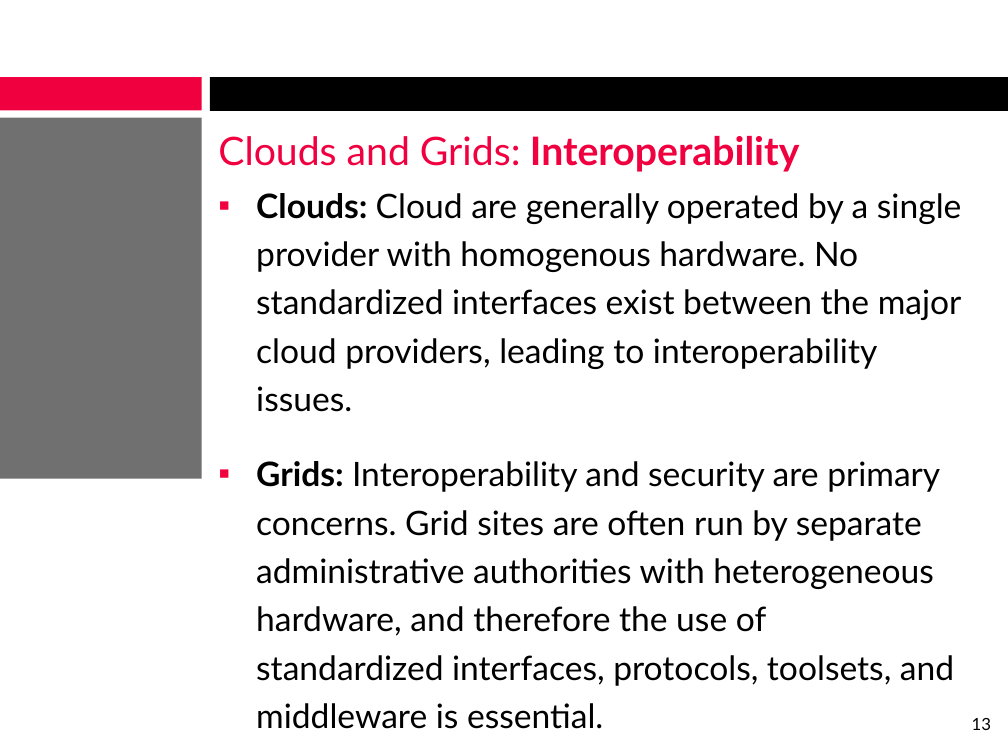
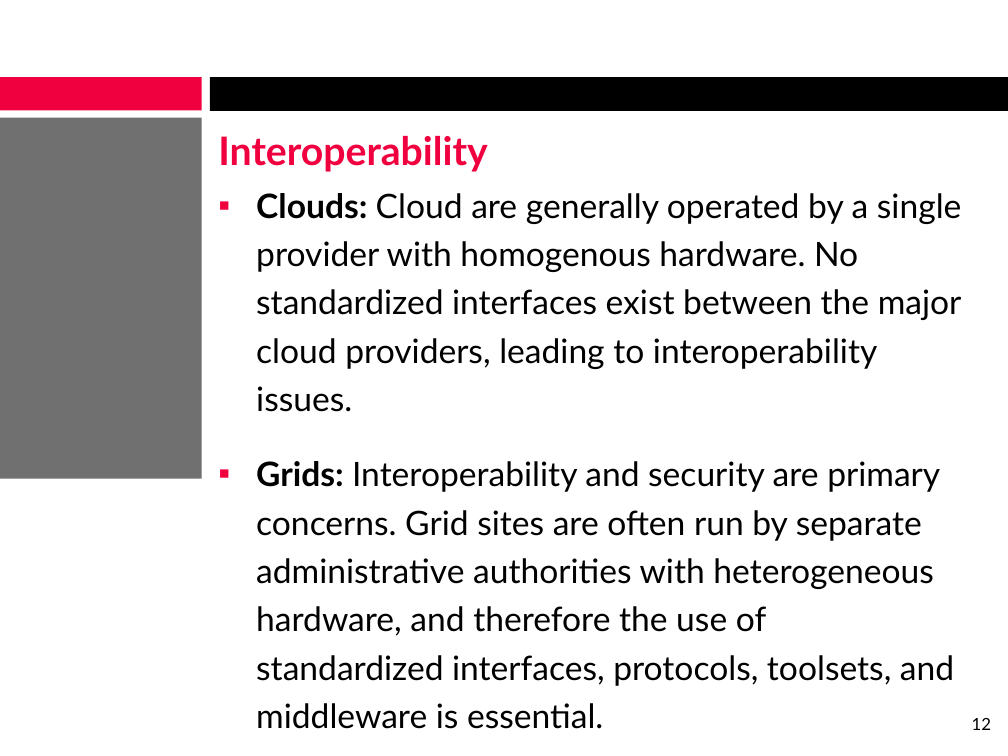
Before and after one commit to alexcraig/Sysc4806-Alarm-System, a slide deck: slide 12 of presentation_slides/Slides_AlexCraig.pptx (slide 13 before the commit). Drawn at 1008x756 pixels with LibreOffice and Linux fonts; fonts in the diff are those of the drawing; background and template pictures are left out. Boxes give left, top, right and bottom in pixels: in the first picture for what was removed or moved away, otherwise in the second. Text is boxed around its words. In the diff, an @@ line names an element or a change of style, - is before the commit and + after.

```diff
--- a/presentation_slides/Slides_AlexCraig.pptx
+++ b/presentation_slides/Slides_AlexCraig.pptx
@@ title at (x1=218, y1=136, x2=487, y2=172): text changed @@
-Clouds and Grids: Interoperability
+Interoperability
@@ page number at (x1=972, y1=718, x2=991, y2=730): text changed @@
-13
+12
```
Also in this commit, not shown: 9 other slides changed, 1 slide removed.
